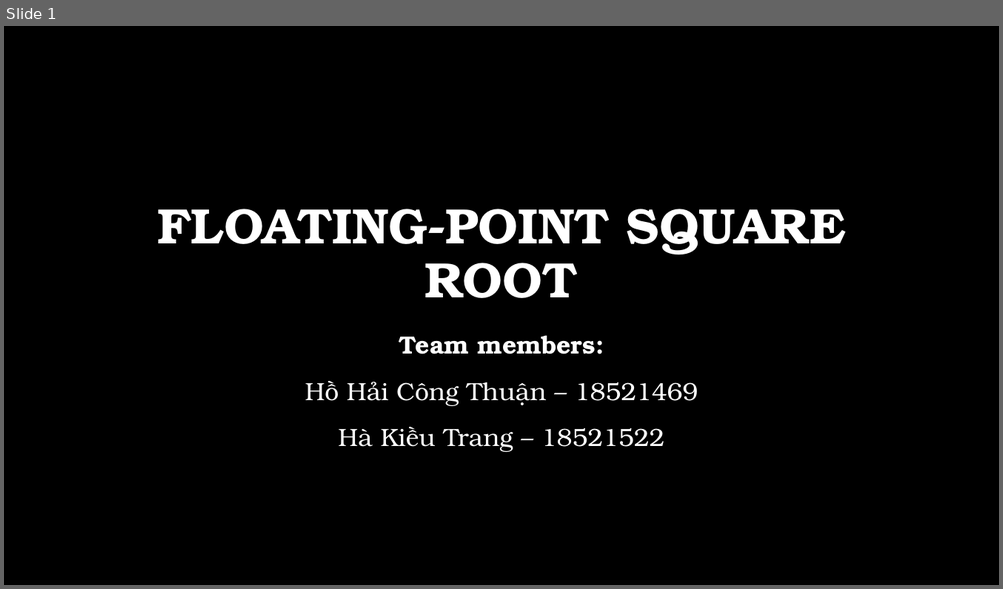
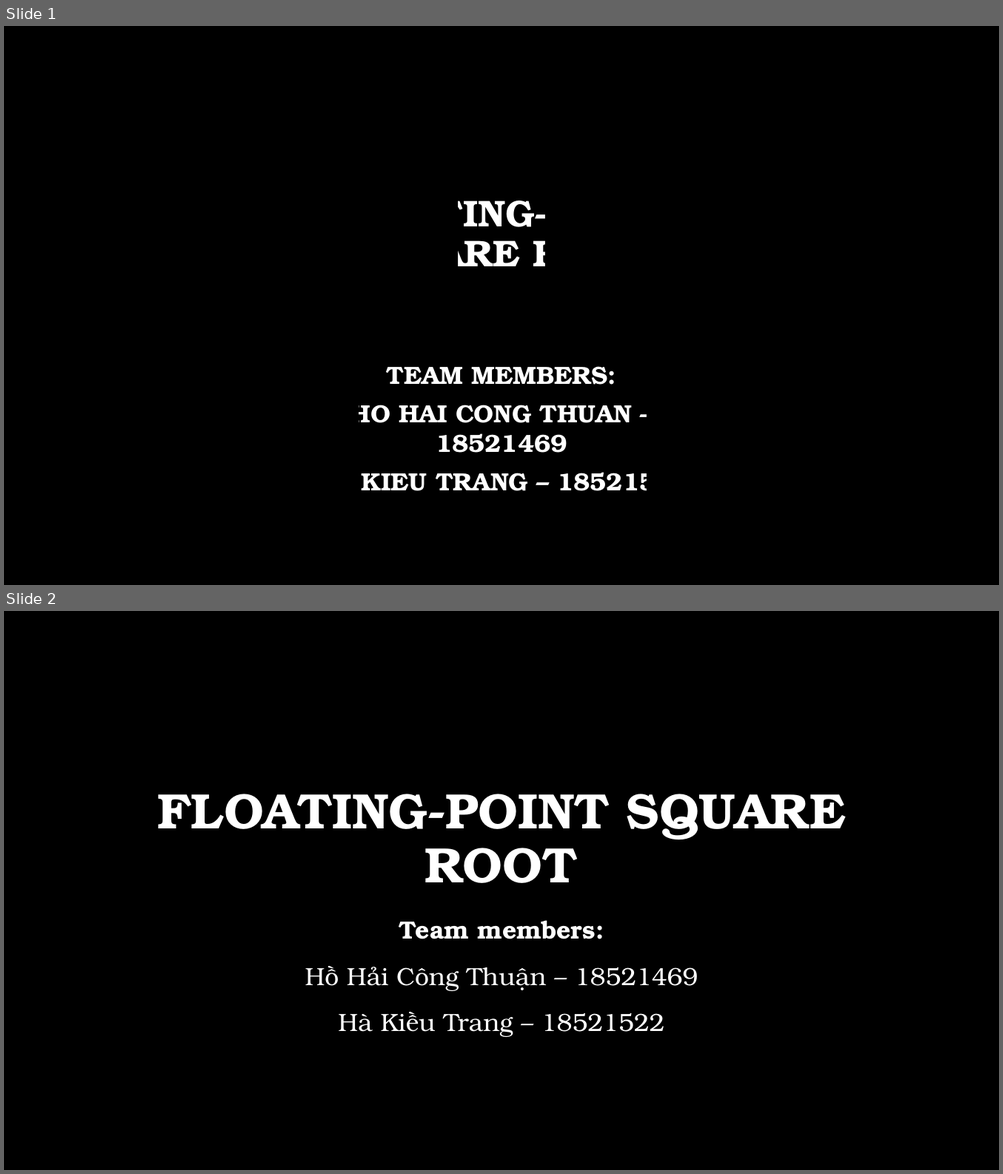
Before and after one commit to hohaicongthuan/Share-To-Other, a slide deck: Group Project/FloatingPointSquareRoot/Floating Point Squareroot.pptx. Shown one above the other, each under a label of ours: slide 1 before the commit, slides 1 and 2 after it. The pictures are 1003x589 and 1003x1174 pixels, drawn with LibreOffice and Linux fonts; fonts in the diff are those of the drawing; background and template pictures are left out. Boxes give left, top, right and bottom in pixels: in the first picture for what was removed or moved away, otherwise in the second. Text is boxed around its words. In the diff, an @@ line names an element or a change of style, - is before the commit and + after.

```diff
--- a/Group Project/FloatingPointSquareRoot/Floating Point Squareroot.pptx
+++ b/Group Project/FloatingPointSquareRoot/Floating Point Squareroot.pptx
@@ slide 1 added at <box>4,26,999,585</box>, background picture (left out) @@
@@ rectangle added at <box>4,26,458,585</box>, fill #000000 @@
@@ rectangle added at <box>4,26,358,585</box>, fill #000000 @@
@@ rectangle added at <box>545,26,999,585</box>, fill #000000 @@
@@ rectangle added at <box>646,26,999,585</box>, fill #000000 @@
@@ text added at <box>332,201,671,266</box>, 36 pt, text #FFFFFF, bold @@
+FLOATING-POINT SQUARE ROOT
@@ text added at <box>350,366,688,491</box>, 24 pt, text #FFFFFF, bold @@
+TEAM MEMBERS:
+HO HAI CONG THUAN – 18521469
+HA KIEU TRANG – 18521522
@@ what was slide 1 is now slide 2 @@
```
Also in this commit, not shown: 1 slide changed.
